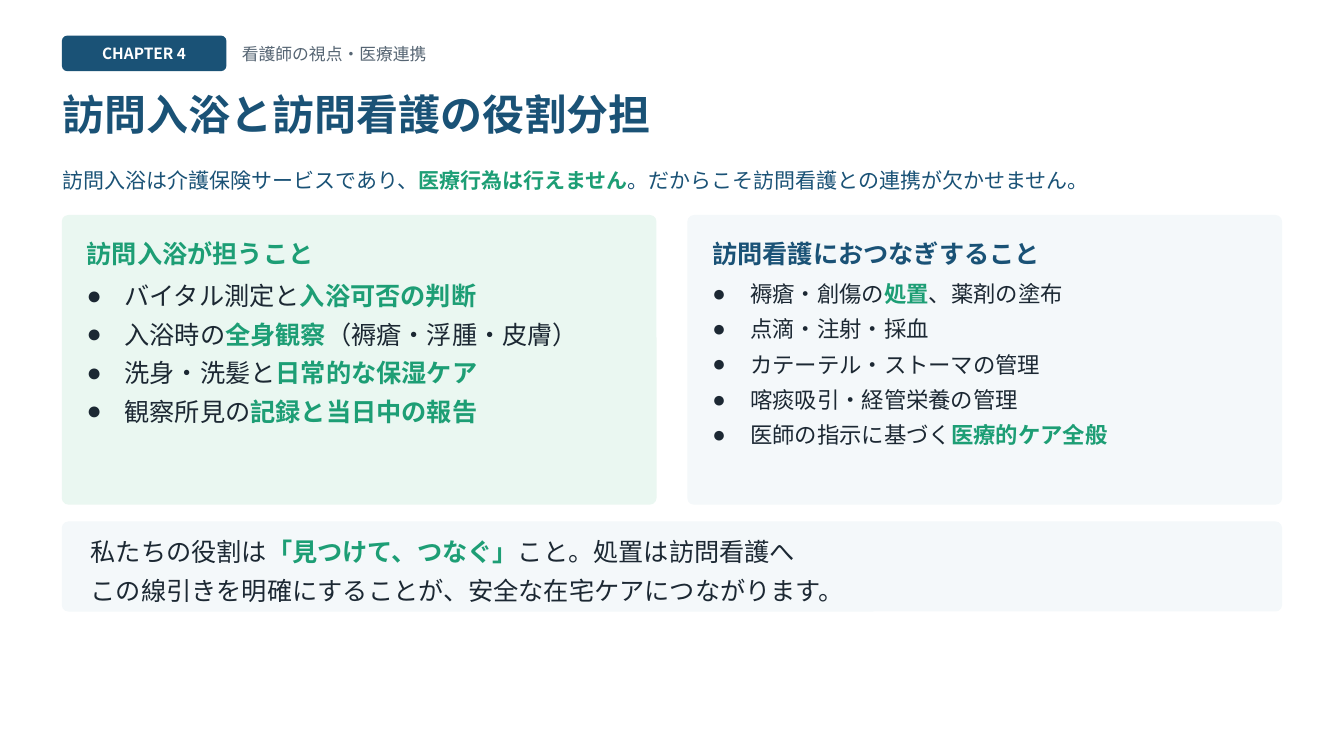
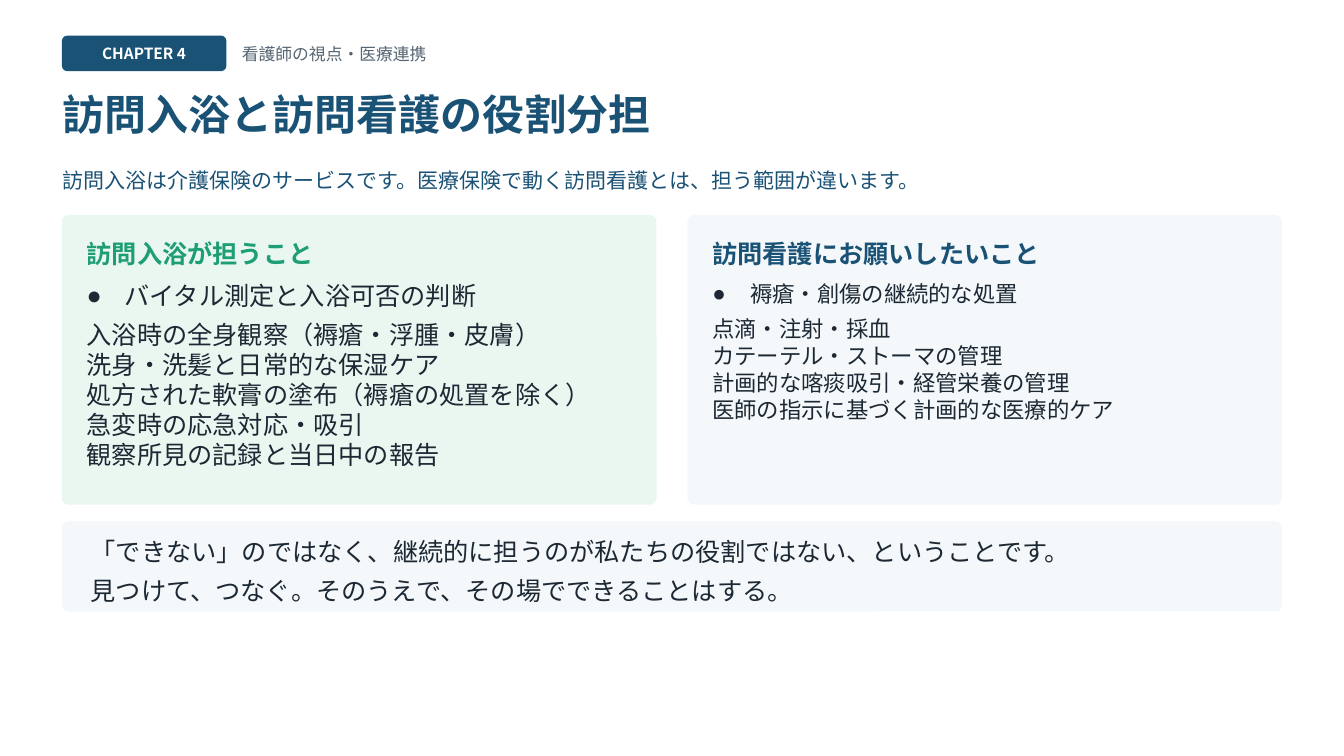
Before and after one commit to 1w0wakmsw0w-ctrl/houmonnyuyoku, a slide deck: slide 9 of houmon-nyuyoku-slides.pptx. Drawn at 1344x756 pixels with LibreOffice and Linux fonts; fonts in the diff are those of the drawing. Boxes give left, top, right and bottom in pixels: in the first picture for what was removed or moved away, otherwise in the second. Text is boxed around its words. In the diff, an @@ line names an element or a change of style, - is before the commit and + after.

```diff
--- a/houmon-nyuyoku-slides.pptx
+++ b/houmon-nyuyoku-slides.pptx
@@ text at (62, 170, 919, 190): text changed @@
-訪問入浴は介護保険サービスであり、医療行為は行えません。だからこそ訪問看護との連携が欠かせません。
+訪問入浴は介護保険のサービスです。医療保険で動く訪問看護とは、担う範囲が違います。
@@ text at (712, 241, 1040, 266): text changed @@
-訪問看護におつなぎすること
+訪問看護にお願いしたいこと
@@ text at (87, 284, 541, 467): text colour #1D9E75 to #1C2833, bold off in "バイタル測定と入浴可否の判断", "入浴時の全身観察（褥瘡・浮腫・皮膚）", "洗身・洗髪と日常的な保湿ケア", "観察所見の記録と当日中の報告"; bullet ● to none; less space between paragraphs @@
@@ text at (750, 283, 1018, 304): text changed @@
-● 褥瘡・創傷の処置、薬剤の塗布
+● 褥瘡・創傷の継続的な処置
@@ text at (712, 318, 1002, 366): bullet ● to none; less space between paragraphs @@
@@ text at (87, 382, 591, 436): paragraphs added @@
+処方された軟膏の塗布（褥瘡の処置を除く）
+急変時の応急対応・吸引
@@ text at (712, 372, 1114, 420): text changed @@
-● 喀痰吸引・経管栄養の管理
-● 医師の指示に基づく医療的ケア全般
+計画的な喀痰吸引・経管栄養の管理
+医師の指示に基づく計画的な医療的ケア
@@ text at (91, 539, 1071, 602): text changed @@
-私たちの役割は「見つけて、つなぐ」こと。処置は訪問看護へ
-この線引きを明確にすることが、安全な在宅ケアにつながります。
+「できない」のではなく、継続的に担うのが私たちの役割ではない、ということです。
+見つけて、つなぐ。そのうえで、その場でできることはする。
```
Also in this commit, not shown: 4 other files.
